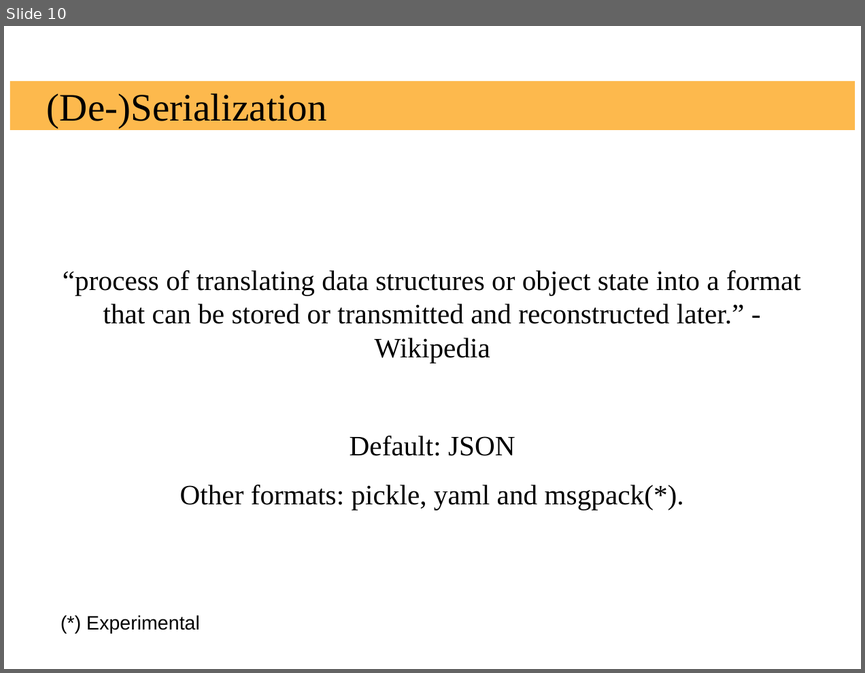
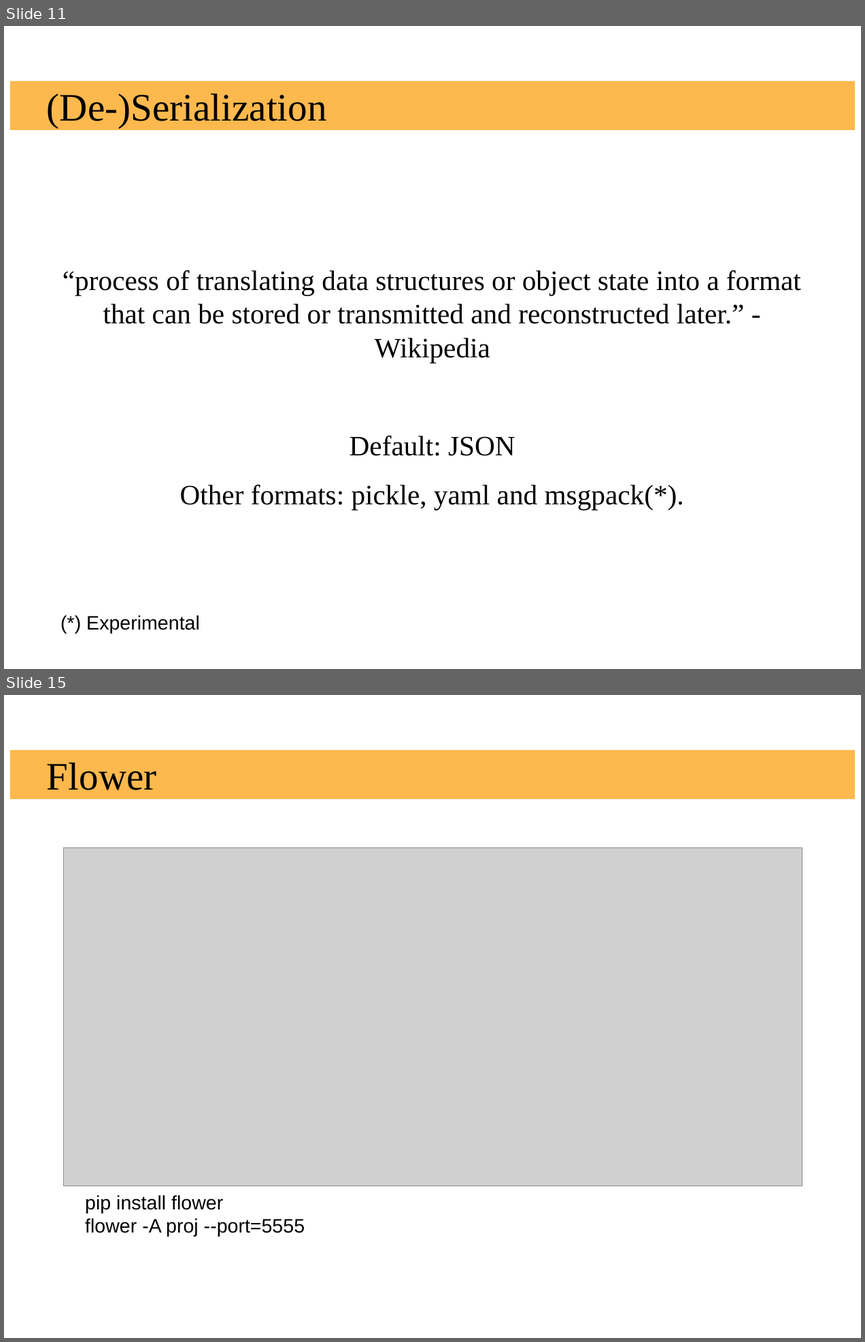
Before and after one commit to russoz/celery-presentation, a slide deck: celery.odp. Shown one above the other, each under a label of ours: slide 10 before the commit, slides 11 and 15 after it; the slides between them are not shown. The pictures are 865x673 and 865x1342 pixels, drawn with LibreOffice and Linux fonts; fonts in the diff are those of the drawing; grey boxes stand for pictures; background and template pictures are left out. Boxes give left, top, right and bottom in pixels: in the first picture for what was removed or moved away, otherwise in the second. Text is boxed around its words. In the diff, an @@ line names an element or a change of style, - is before the commit and + after.

```diff
--- a/celery.odp
+++ b/celery.odp
@@ slide 15 added at bbox=[4, 695, 861, 1338], background #FFFFFF; not listed: 1 template element that a slide beside it also shows @@
@@ title added at bbox=[47, 762, 157, 790], 36 pt, text #000000 @@
+Flower
@@ picture added at bbox=[64, 847, 802, 1185] @@
@@ text added at bbox=[85, 1195, 305, 1236], 18 pt, text #000000 @@
+pip install flower
+flower -A proj --port=5555
@@ what was slide 10 is now slide 11 @@
```
Also in this commit, not shown: 7 slides changed, 7 other slides added, 9 slides removed, 15 other files.
